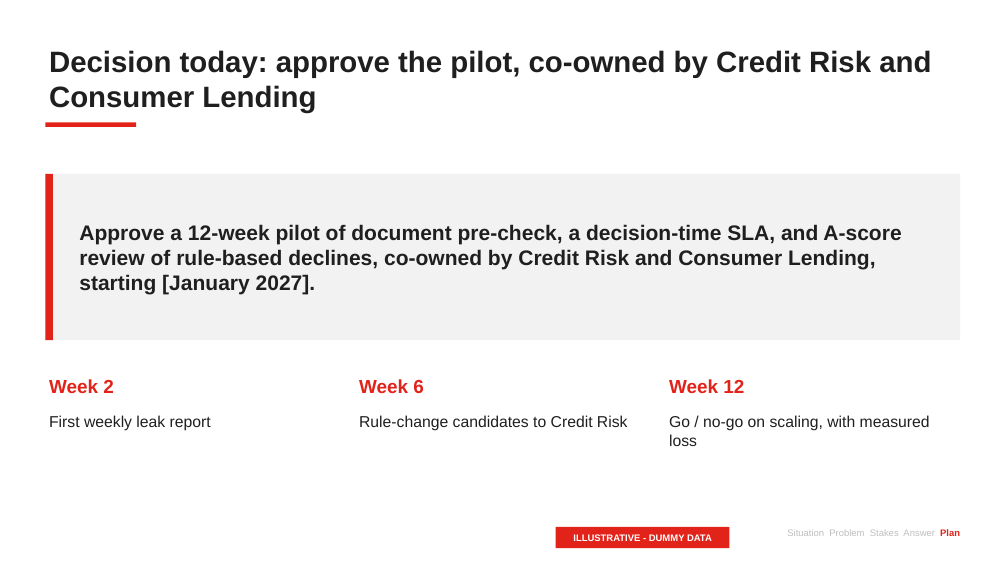
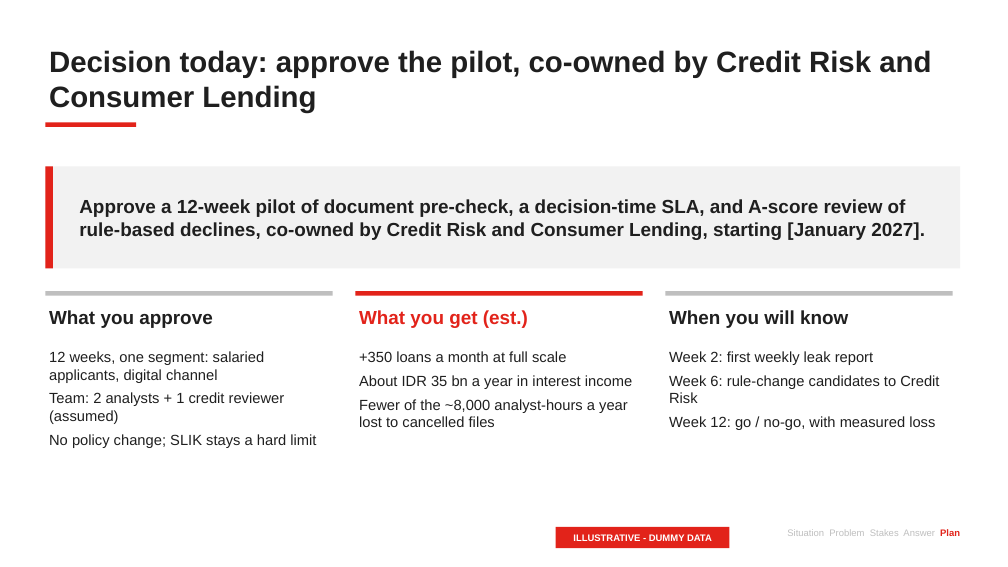
Before and after one commit to Mamel-lop/pstack-loki, a slide deck: slide 16 of decks/ocbc-unsecured-pl/deck.pptx (slide 15 before the commit). Drawn at 1008x567 pixels with LibreOffice and Linux fonts; fonts in the diff are those of the drawing. Boxes give left, top, right and bottom in pixels: in the first picture for what was removed or moved away, otherwise in the second. Text is boxed around its words. In the diff, an @@ line names an element or a change of style, - is before the commit and + after.

```diff
--- a/decks/ocbc-unsecured-pl/deck.pptx
+++ b/decks/ocbc-unsecured-pl/deck.pptx
@@ rectangle: place and size @@
-rectangle at [45, 174, 960, 340]
+rectangle at [45, 166, 960, 268]
@@ rectangle: place and size @@
-rectangle at [45, 174, 53, 340]
+rectangle at [45, 166, 53, 268]
@@ text "Approve a 12-week pilot of ...": place and size @@
-text "Approve a 12-week pilot of ..." at [79, 224, 901, 295]
+text "Approve a 12-week pilot of ..." at [79, 199, 925, 240]
@@ text "Approve a 12-week pilot of ..." at [79, 199, 925, 240]: size 20 to 18 pt @@
@@ rectangle added at [45, 291, 333, 296], fill #BFBFBF @@
@@ rectangle added at [355, 291, 643, 296], fill #E2231A @@
@@ rectangle added at [665, 291, 953, 296], fill #BFBFBF @@
@@ text added at [49, 310, 212, 328], 18 pt, text #1F1F1F, bold @@
+What you approve
@@ text added at [359, 310, 528, 328], 18 pt, text #E2231A, bold @@
+What you get (est.)
@@ text added at [669, 310, 848, 328], 18 pt, text #1F1F1F, bold @@
+When you will know
@@ text added at [49, 351, 316, 448], 14 pt, text #1F1F1F @@
+12 weeks, one segment: salaried applicants, digital channel
+Team: 2 analysts + 1 credit reviewer (assumed)
+No policy change; SLIK stays a hard limit
@@ text added at [359, 351, 632, 427], 14 pt, text #1F1F1F @@
++350 loans a month at full scale
+About IDR 35 bn a year in interest income
+Fewer of the ~8,000 analyst-hours a year lost to cancelled files
@@ text at [669, 351, 939, 430]: text changed; size 15 to 14 pt @@
-Go / no-go on scaling, with measured loss
+Week 2: first weekly leak report
+Week 6: rule-change candidates to Credit Risk
+Week 12: go / no-go, with measured loss
@@ text removed at [49, 379, 114, 393] @@
-Week 2
@@ text removed at [359, 379, 424, 393] @@
-Week 6
@@ text removed at [669, 379, 744, 393] @@
-Week 12
@@ text removed at [49, 415, 211, 431] @@
-First weekly leak report
@@ text removed at [359, 415, 628, 431] @@
-Rule-change candidates to Credit Risk
```
Also in this commit, not shown: 1 slide added, 10 other files.
